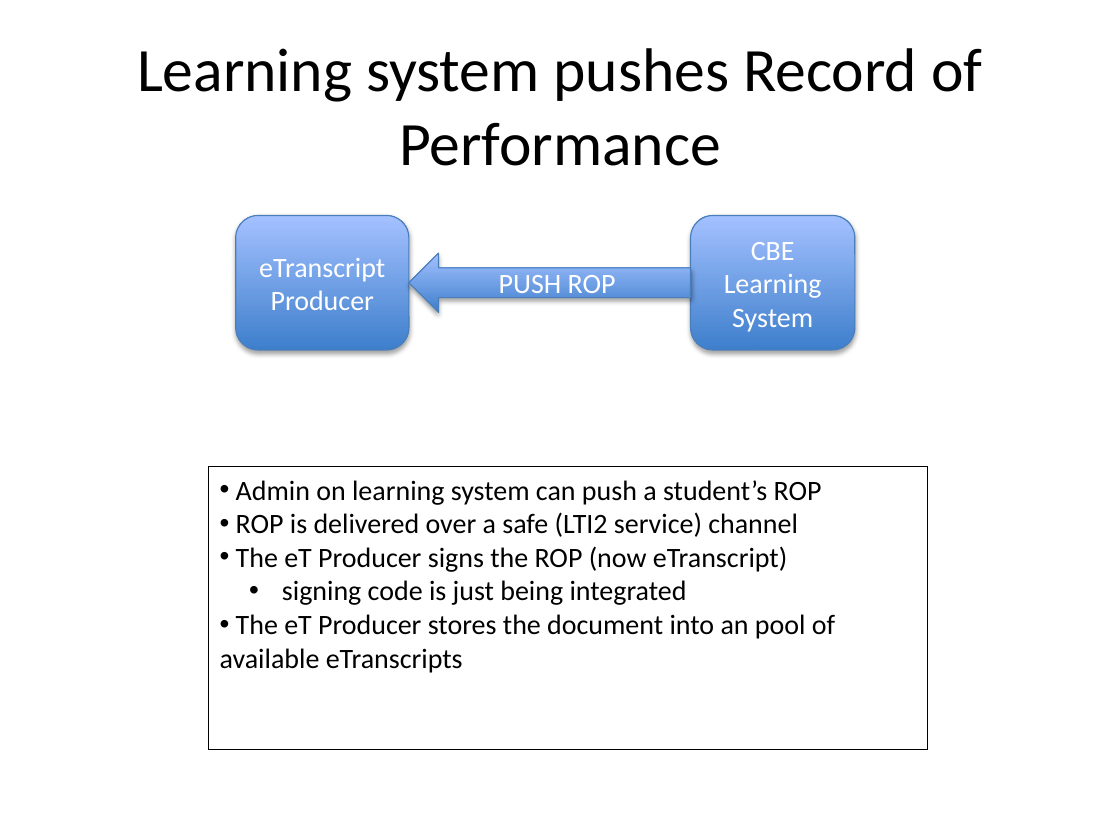
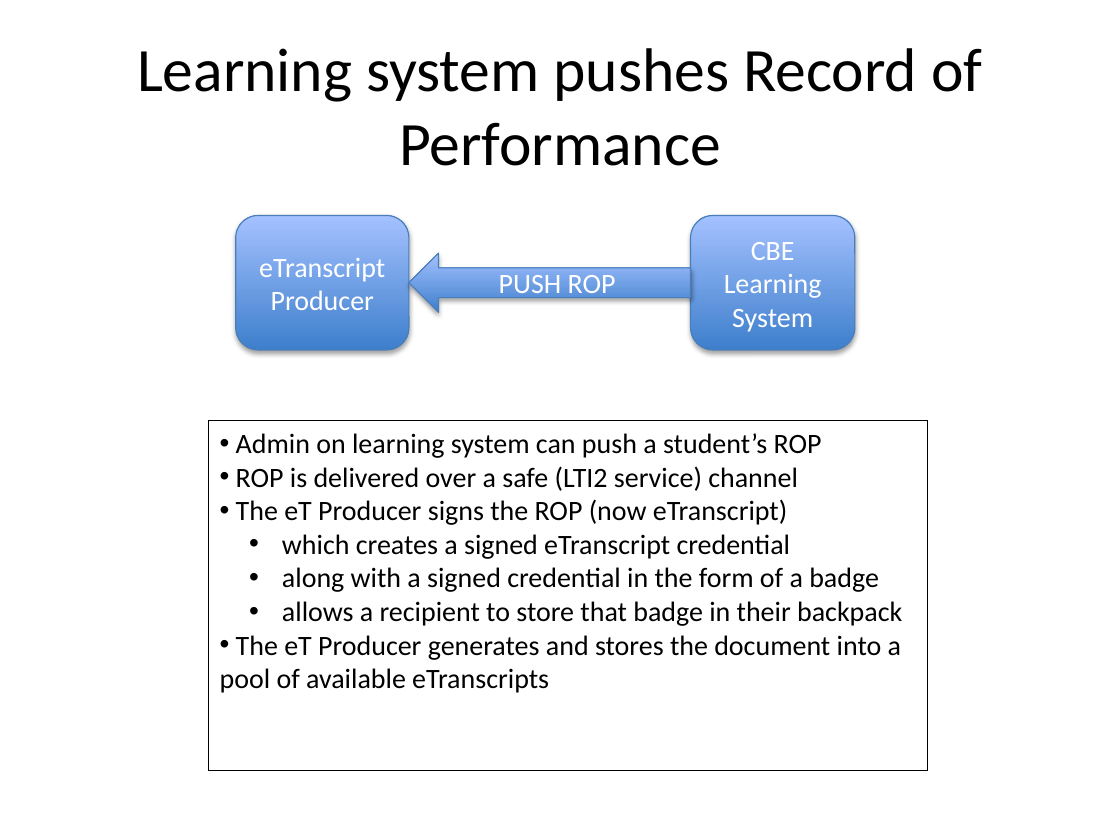
Before and after one commit to jtibbetts/cbe_competency_engine, a slide deck: slide 5 of doc/et_prototype.pptx. Drawn at 1120x840 pixels with LibreOffice and Linux fonts; fonts in the diff are those of the drawing. Boxes give left, top, right and bottom in pixels: in the first picture for what was removed or moved away, otherwise in the second. Text is boxed around its words. In the diff, an @@ line names an element or a change of style, - is before the commit and + after.

Commit message:
update powerpoint

```diff
--- a/doc/et_prototype.pptx
+++ b/doc/et_prototype.pptx
@@ rectangle "Admin on learning system can ...": place and size @@
-rectangle "Admin on learning system can ..." at [208,467,927,749]
+rectangle "Admin on learning system can ..." at [208,420,927,771]
@@ text in rectangle at [220,534,902,693]: text changed @@
-  • signing code is just being integrated
-• The eT Producer stores the document into an pool of available eTranscripts
+  • which creates a signed eTranscript credential
+  • along with a signed credential in the form of a badge
+  • allows a recipient to store that badge in their backpack
+• The eT Producer generates and stores the document into a pool of available eTranscripts
```
Also in this commit, not shown: 3 other slides changed.
